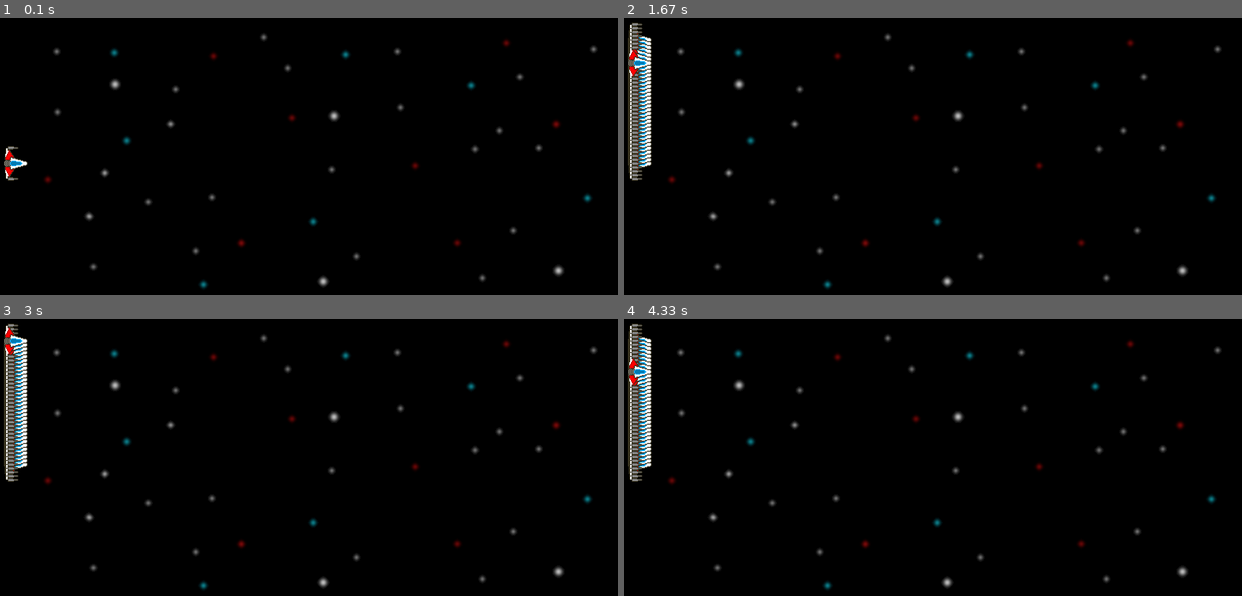
Above: before the commit, frames 1-4 (two rows, left to right).
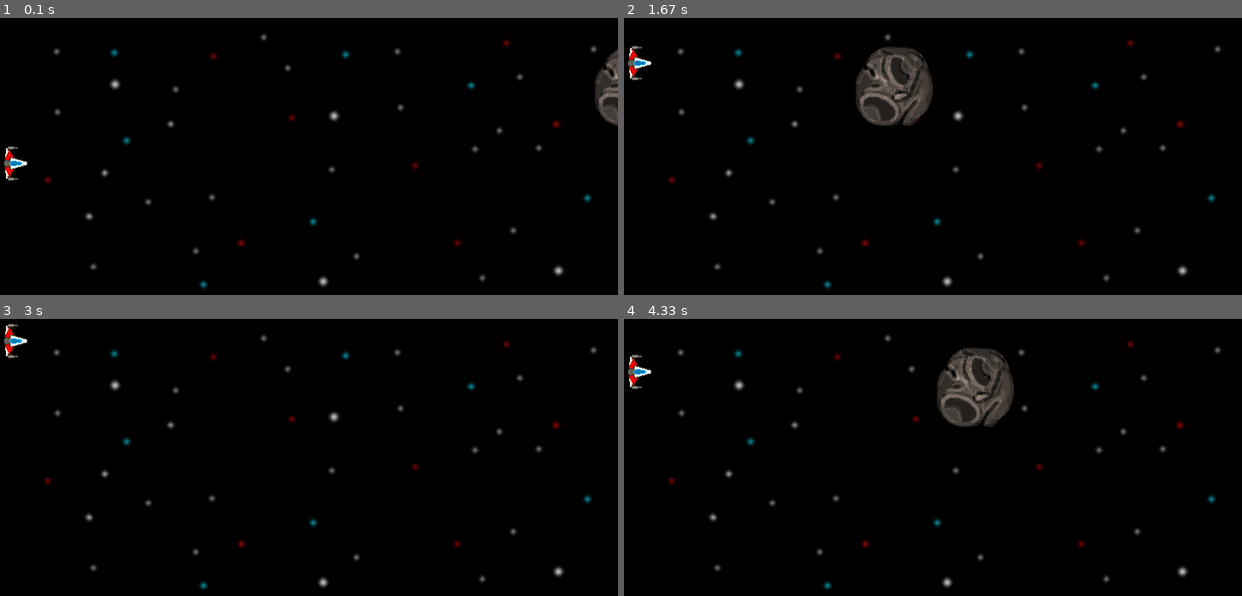
Above: after the commit, the same moments.

Repository: gilpin-bmchs/side_scroller
Game: pygame game, started from pygame_sidescroller.py
Same seed, same stepped clock (60 frames per second), same inputs: the game is played once before the commit and once after it.
Inputs:
- Up to frame 1 (0.1 s): no input
- Up to frame 2 (1.67 s): hold Up 0.33-0.8 s; hold Down 0.83-1.13 s; hold Up 1.17-1.53 s; hold Down from 1.57 s (still down)
- Up to frame 3 (3 s): release Down at 1.93 s; hold Up 1.97-2.27 s; hold Down 2.3-2.6 s; hold Up from 2.63 s (still down)
- Up to frame 4 (4.33 s): release Up at 3 s; hold Down 3.03-3.4 s; hold Up 3.43-3.73 s; hold Down 3.77-4.07 s; hold Up from 4.1 s (still down)

The runs differ from the first frame. In frame 1, 0.8% of the frame differs, in the area x 96-100%, y 11-39%; in frame 2, 4.6%, in the area x 0-50%, y 1-59%; in frame 3, 1.7%; in frame 4, 4.6%.

Commit message:
added asteroid that moves from right to left repeatedly

Diff:
--- a/pygame_sidescroller.py
+++ b/pygame_sidescroller.py
@@ -20,7 +20,7 @@
 
 # setup display
 DISPLAYSURF = pygame.display.set_mode((SCREEN_WIDTH, SCREEN_HEIGHT))
-DISPLAYSURF.fill(WHITE)
+# DISPLAYSURF.fill(WHITE)
 DISPLAYSURF.blit(BACKGROUND, (0,0))
 
 class Ship(pygame.sprite.Sprite):
@@ -35,15 +35,38 @@
     def move(self):
         pressed_keys = pygame.key.get_pressed()
 
-        if self.rect.top > 0:
+        if self.rect.bottom < SCREEN_HEIGHT:
             if pressed_keys[K_DOWN]:
                 self.rect.move_ip(0, 5)
-        if self.rect.bottom < SCREEN_HEIGHT:
+        if self.rect.top > 0:
             if pressed_keys[K_UP]:
                 self.rect.move_ip(0, -5)
 
+class Enemy(pygame.sprite.Sprite):
+    def __init__(self):
+        super().__init__()
+
+        self.image = pygame.image.load("Asteroid2.png")
+        self.rect = self.image.get_rect()
+        self.rect.center = (SCREEN_WIDTH + 0.5 * self.rect.width, 100)
+
+    def move(self):
+        self.rect.move_ip(-5, 0)
+        if self.rect.right < 0:
+            self.rect.left = SCREEN_WIDTH
+
+# create player and enemy objects
 SHIP = Ship()
-# pygame.transform.rotate(SHIP.image, 90)
+ASTEROID = Enemy()
+
+# create sprite groups
+enemies = pygame.sprite.Group()
+enemies.add(ASTEROID)
+all_sprites = pygame.sprite.Group()
+all_sprites.add(SHIP)
+all_sprites.add(ASTEROID)
+
+
 # Loop
 while True:
     for event in pygame.event.get():
@@ -51,9 +74,16 @@
             pygame.quit()
             sys.exit()
 
-    SHIP.move()
     # pygame.draw.rect(DISPLAYSURF, RED, SHIP.rect)
-    DISPLAYSURF.blit(SHIP.image, SHIP.rect)
+    DISPLAYSURF.blit(BACKGROUND, (0,0))
+
+    # moves and redraws all sprites
+    for entity in all_sprites:
+        entity.move()
+        DISPLAYSURF.blit(entity.image, entity.rect)
+
+    # DISPLAYSURF.blit(SHIP.image, SHIP.rect)
+    # DISPLAYSURF.blit(ASTEROID.image, (200, 200))
 
     pygame.display.update()
     clock.tick(FPS)
Binary file added: Asteroid2.png
